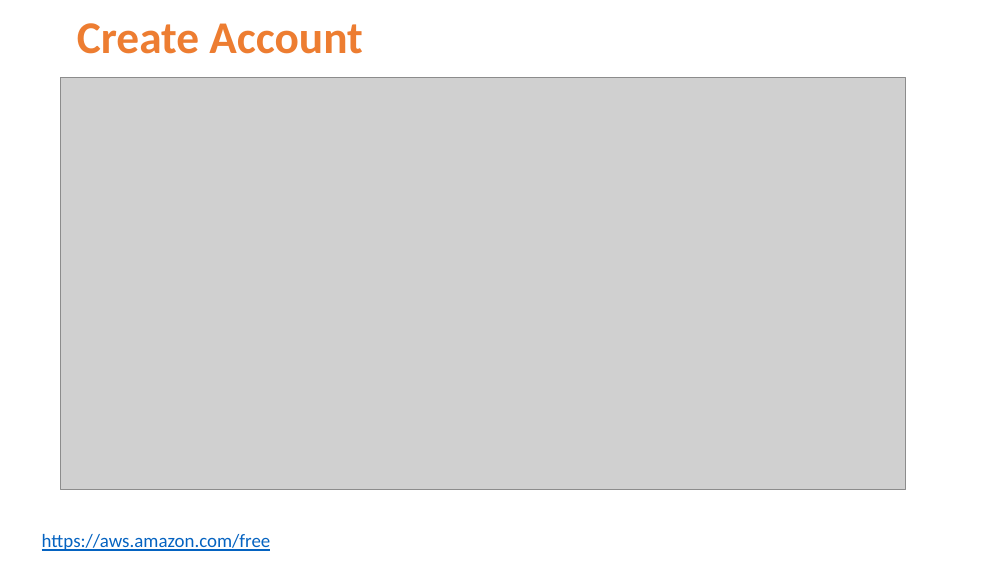
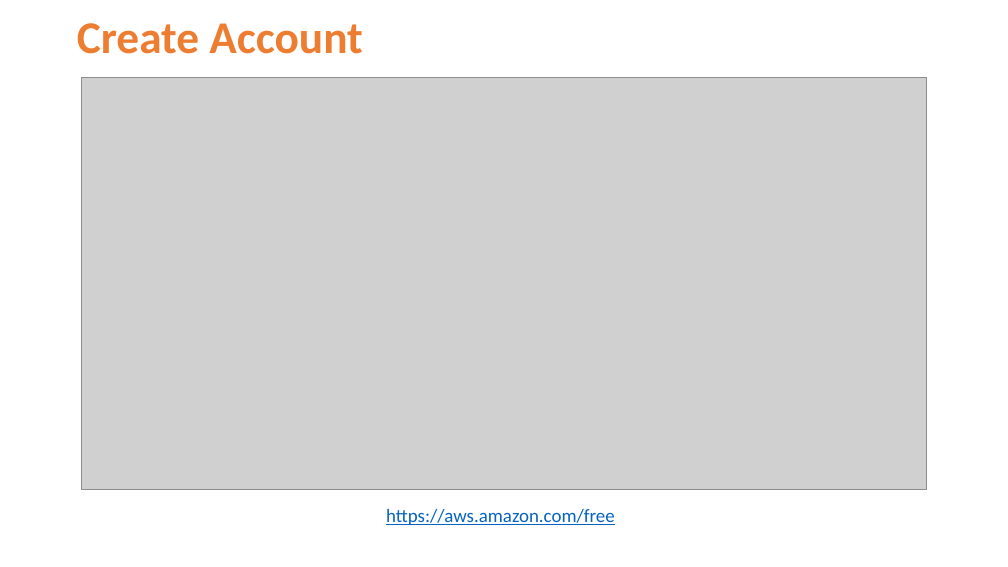
Before and after one commit to Jucer74/ArchitectureMaster, a slide deck: slide 2 of Classes/02-Acounts/ArchitectureMaster-02-Accounts.pptx. Drawn at 1008x567 pixels with LibreOffice and Linux fonts; fonts in the diff are those of the drawing; grey boxes stand for pictures; background and template pictures are left out. Boxes give left, top, right and bottom in pixels: in the first picture for what was removed or moved away, otherwise in the second. Text is boxed around its words. In the diff, an @@ line names an element or a change of style, - is before the commit and + after.

```diff
--- a/Classes/02-Acounts/ArchitectureMaster-02-Accounts.pptx
+++ b/Classes/02-Acounts/ArchitectureMaster-02-Accounts.pptx
@@ picture: place and size @@
-picture at bbox=[60, 77, 906, 489]
+picture at bbox=[82, 77, 927, 489]
@@ text "https://aws.amazon.com/free": place and size @@
-text "https://aws.amazon.com/free" at bbox=[42, 534, 271, 551]
+text "https://aws.amazon.com/free" at bbox=[386, 509, 615, 525]
```
Also in this commit, not shown: 1 other slide changed, 14 slides added.
